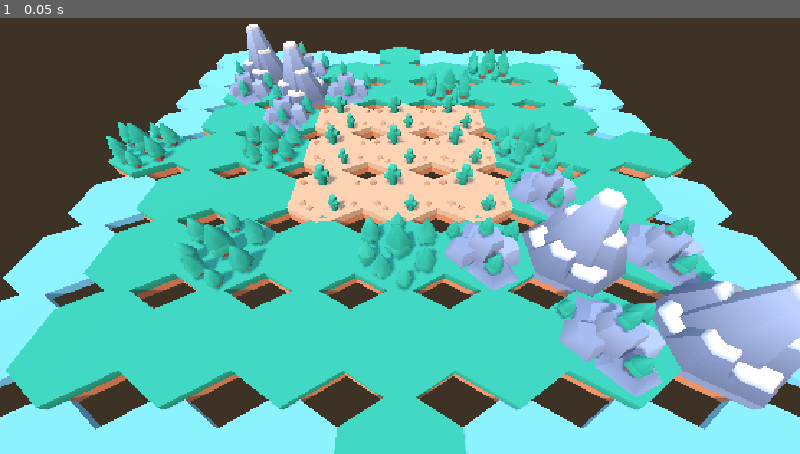
Above: before the commit, frame 1.
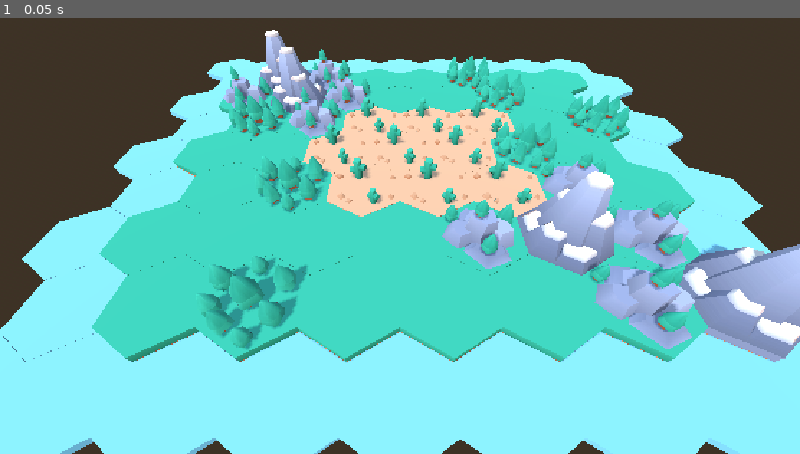
Above: after the commit, the same moment.

Repository: BrettLoewen/Crownline
Game: Godot game, scene res://Overworld/Overworld.tscn
Same seed, same stepped clock (60 frames per second), same inputs: the game is played once before the commit and once after it.
Inputs:
- Up to frame 1 (0.05 s): no input

The runs differ from the first frame. In frame 1, 46% of the frame differs, in the area x 0-100%, y 1-100%.

Commit message:
Fixed gaps in hex grid

Diff:
--- a/Crownline/Overworld/Overworld.tscn
+++ b/Crownline/Overworld/Overworld.tscn
@@ -19,6 +19,7 @@
 script = ExtResource("1_m0wi0")
 mapTileScene = ExtResource("2_c5u67")
 tileMapParent = NodePath("TileMap")
+tileSize = Vector2(1, 0.87)
 
 [node name="DirectionalLight3D" type="DirectionalLight3D" parent="." unique_id=499054794]
 transform = Transform3D(0.8660254, 0.38302222, -0.32139382, 0, 0.64278764, 0.76604444, 0.5, -0.66341394, 0.5566704, 0, 0, 0)
--- a/Crownline/Overworld/OverworldDataManager.gd
+++ b/Crownline/Overworld/OverworldDataManager.gd
@@ -22,7 +22,7 @@
 	# fill dictionary with pairs of coordinates and tile types
 	for x in range(-4, 5):
 		for y in range(-4, 5):
-			if (x % 4 == 0 or y % 4 == 0) and (x != 0 and y != 0):
+			if x == -4 or x == 4 or y == -4 or y == 4:
 				data.set(Vector2i(x, y), WaterTileType)
 			elif x >= -1 and x <= 1 and y >= -1 and y <= 1:
 				data.set(Vector2i(x, y), DesertTileType)
--- a/Crownline/Overworld/OverworldManager.gd
+++ b/Crownline/Overworld/OverworldManager.gd
@@ -3,6 +3,7 @@
 
 @export var mapTileScene: PackedScene
 @export var tileMapParent: Node3D
+@export var tileSize: Vector2
 
 func _ready() -> void:
 	_LoadMap()
@@ -19,7 +20,14 @@
 			var tile: MapTile = mapTileScene.instantiate() as MapTile
 			if tile != null:
 				tile.Setup(tileData)
-				tile.translate(Vector3(coords.x, 0, coords.y))
+
+				var xOffset = 0
+				if coords.y % 2 != 0:
+					xOffset = (tileSize.x / 2)
+				var tileX = coords.x * tileSize.x + xOffset
+				var tileZ = coords.y * tileSize.y
+
+				tile.translate(Vector3(tileX, 0, tileZ))
 				tile.name = str(coords)
 				tileMapParent.add_child(tile)
 			else:
